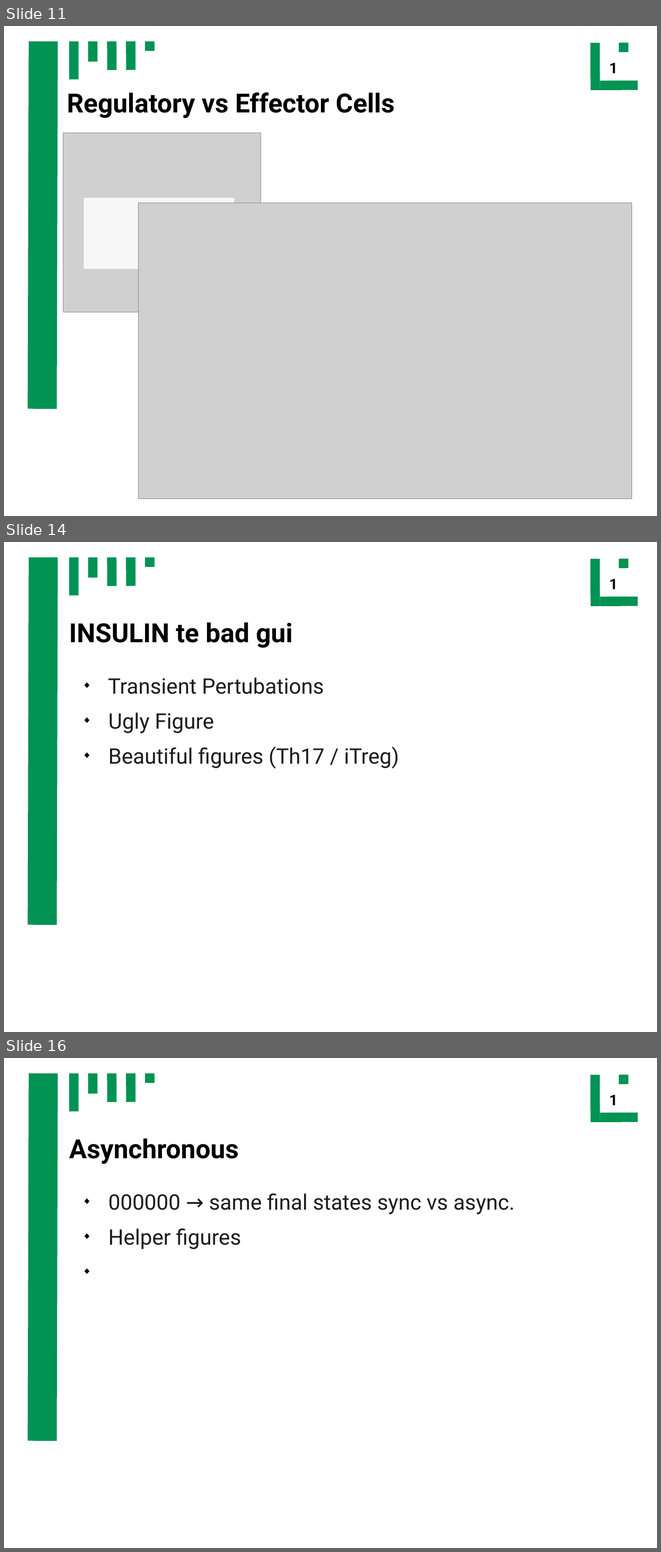
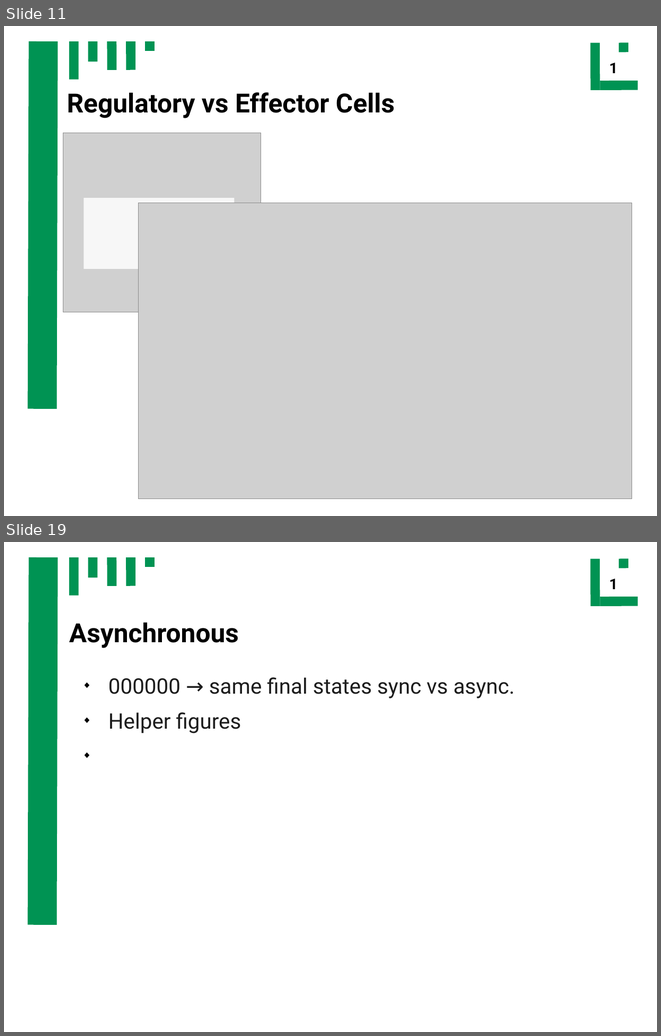
Before and after one commit to ch4perone/HaveFunWithSysBio, a slide deck: presentation.odp. Shown one above the other, each under a label of ours: slides 11, 14 and 16 before the commit, slides 11 and 19 after it; the slides between them are not shown. The pictures are 661x1552 and 661x1036 pixels, drawn with LibreOffice and Linux fonts; fonts in the diff are those of the drawing; grey boxes stand for pictures. Boxes give left, top, right and bottom in pixels: in the first picture for what was removed or moved away, otherwise in the second. Text is boxed around its words. In the diff, an @@ line names an element or a change of style, - is before the commit and + after.

```diff
--- a/presentation.odp
+++ b/presentation.odp
@@ slide 14 removed at (4, 542, 657, 1032), background #FFFFFF; not listed: 10 template elements that a slide beside it also shows @@
@@ title removed at (69, 622, 292, 648) @@
-INSULIN te bad gui
@@ text removed at (108, 677, 399, 768) @@
-◆ Transient Pertubations
-◆ Ugly Figure
-◆ Beautiful figures (Th17 / iTreg)
@@ what was slide 16 is now slide 19 @@
```
Also in this commit, not shown: 4 slides changed, 8 slides added, 2 other slides removed, 14 other files.
